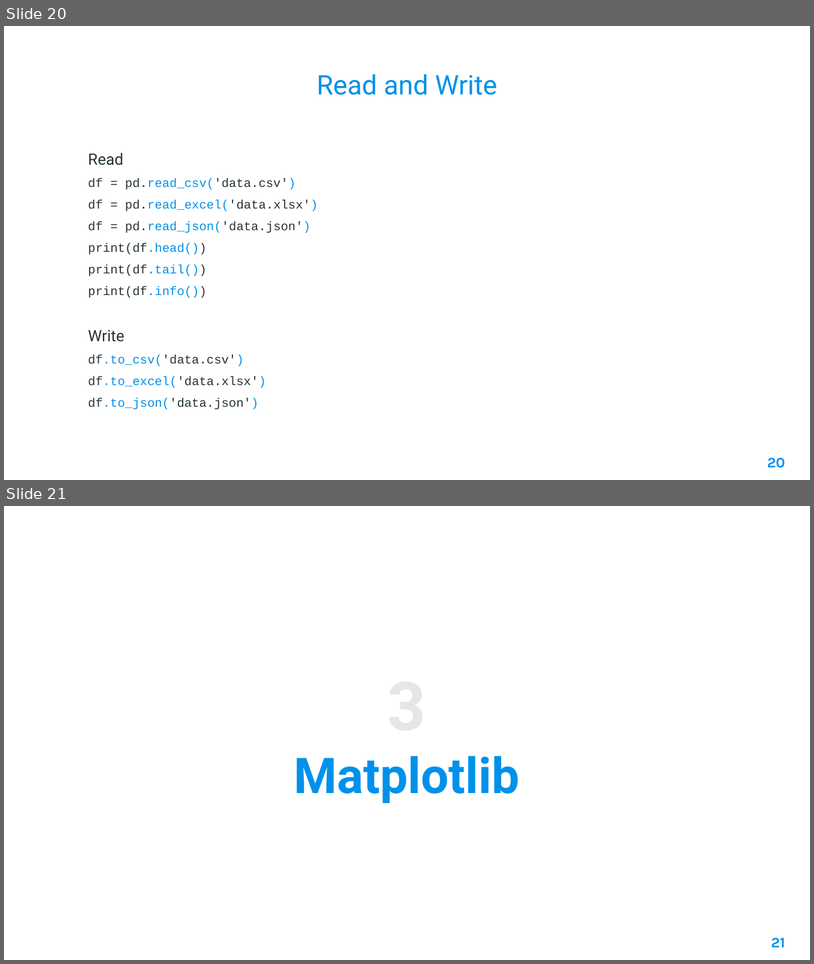
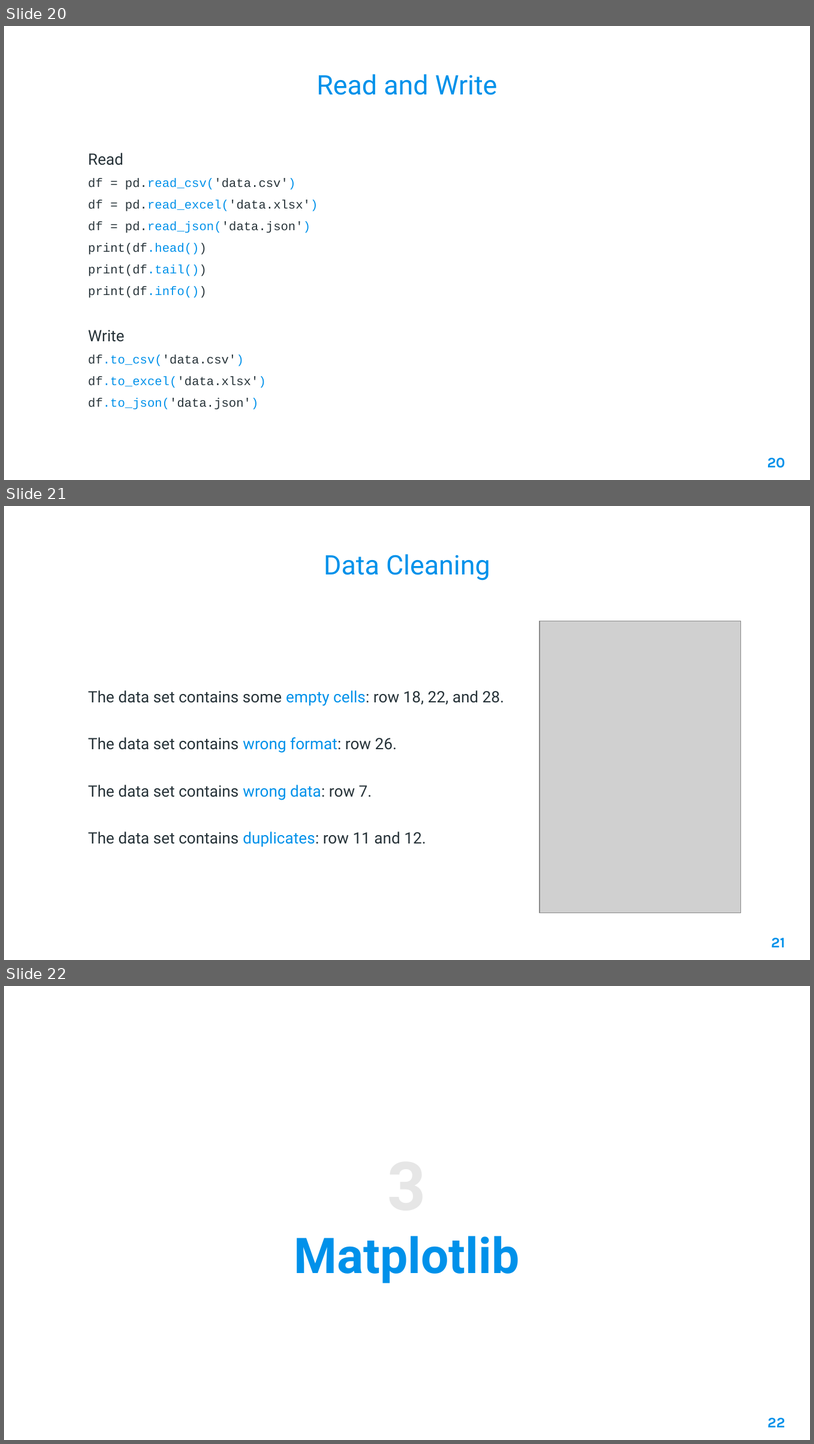
Before and after one commit to AleeRezaa/learn-python, a slide deck: 2 Data Science.pptx. Shown one above the other, each under a label of ours: slides 20 and 21 before the commit, slides 20, 21 and 22 after it. The pictures are 814x964 and 814x1444 pixels, drawn with LibreOffice and Linux fonts; fonts in the diff are those of the drawing; grey boxes stand for pictures; background and template pictures are left out. Boxes give left, top, right and bottom in pixels: in the first picture for what was removed or moved away, otherwise in the second. Text is boxed around its words. In the diff, an @@ line names an element or a change of style, - is before the commit and + after.

Commit message:
add pd data cleaning

```diff
--- a/2 Data Science.pptx
+++ b/2 Data Science.pptx
@@ slide 21 added at [4,506,810,960], background picture (left out) @@
@@ title added at [324,554,491,580], 24 pt, text #0091EA @@
+Data Cleaning
@@ picture added at [539,621,741,912] @@
@@ text added at [88,690,504,847], 14 pt, text #263238 @@
+The data set contains some empty cells: row 18, 22, and 28.
+The data set contains wrong format: row 26.
+The data set contains wrong data: row 7.
+The data set contains duplicates: row 11 and 12.
@@ page number added at [771,937,785,947], 13 pt, text #0091EA, bold @@
+21
@@ what was slide 21 is now slide 22 @@
@@ page number at [768,1417,785,1427]: text changed @@
-21
+22
```
